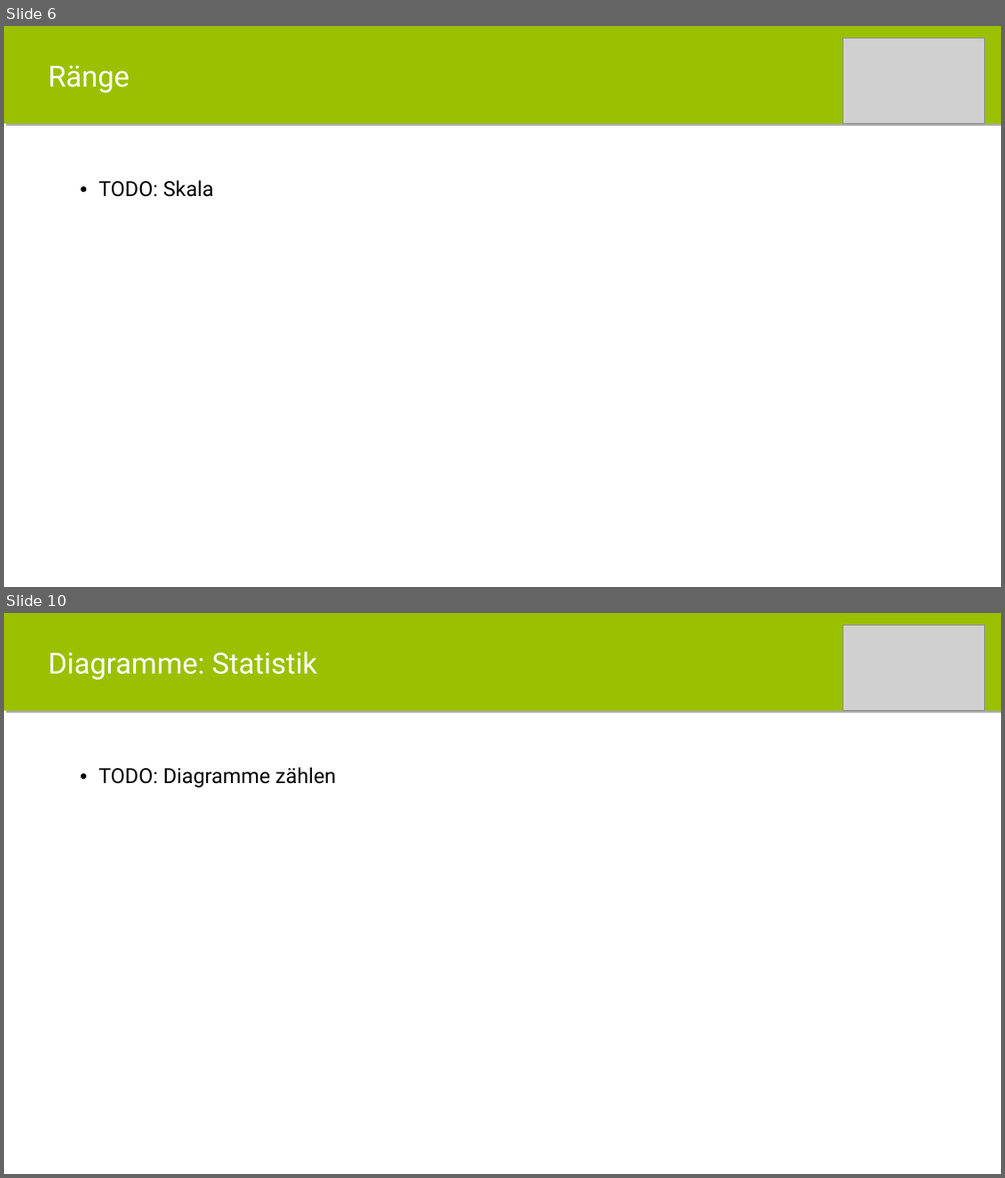
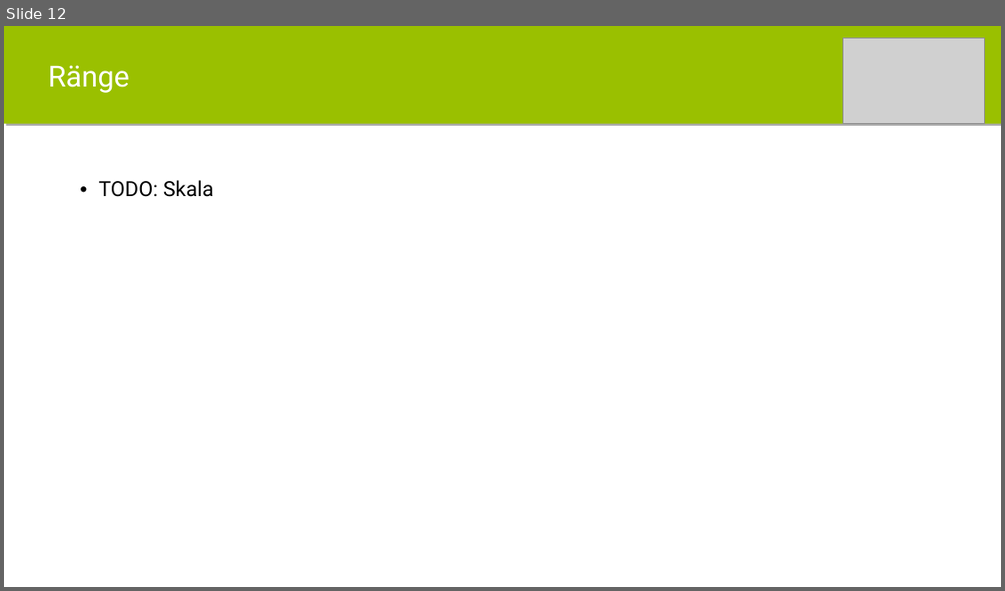
Before and after one commit to itzMatze/PSE-Team02, a slide deck: 5 Präsentation/mensameet_abschluss.pptx. Shown one above the other, each under a label of ours: slides 6 and 10 before the commit, slide 12 after it; the slides between them are not shown. The pictures are 1005x1178 and 1005x591 pixels, drawn with LibreOffice and Linux fonts; fonts in the diff are those of the drawing; grey boxes stand for pictures. Boxes give left, top, right and bottom in pixels: in the first picture for what was removed or moved away, otherwise in the second. Text is boxed around its words. In the diff, an @@ line names an element or a change of style, - is before the commit and + after.

```diff
--- a/5 Präsentation/mensameet_abschluss.pptx
+++ b/5 Präsentation/mensameet_abschluss.pptx
@@ slide 10 removed at [4, 613, 1001, 1174], background #FFFFFF @@
@@ rectangle removed at [4, 613, 1001, 710] @@
-Diagramme: Statistik
@@ picture removed at [843, 625, 985, 710] @@
@@ text removed at [98, 767, 336, 787] @@
-• TODO: Diagramme zählen
@@ what was slide 6 is now slide 12 @@
```
Also in this commit, not shown: 1 slide changed, 8 slides added, 6 other slides removed.
